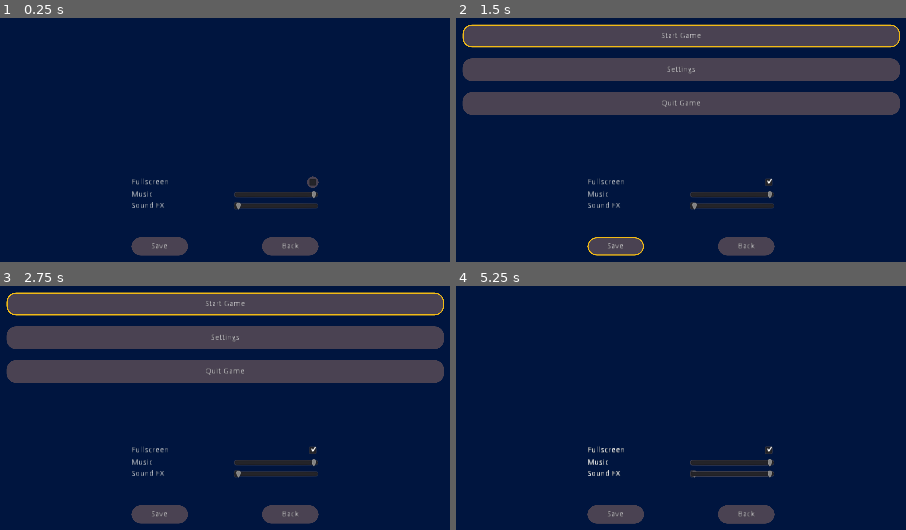
Above: before the commit, frames 1-4 (two rows, left to right).
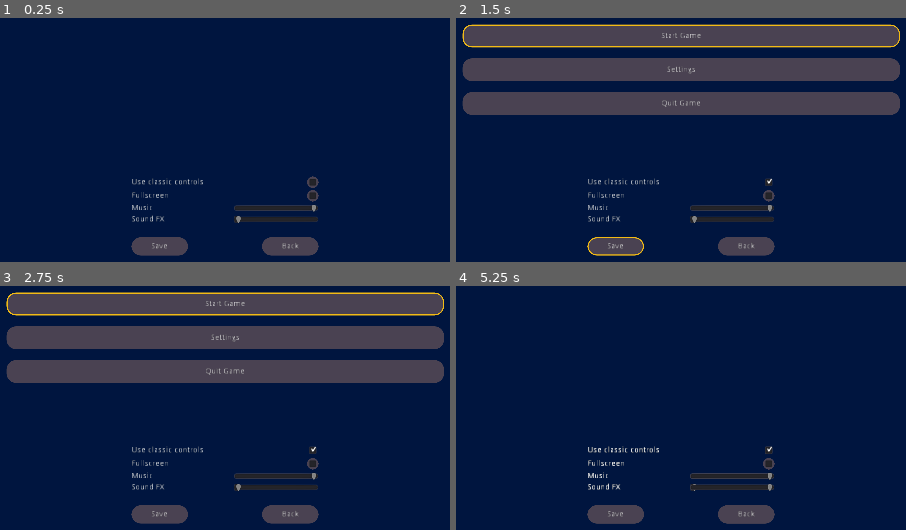
Above: after the commit, the same moments.

Repository: thezic/spacewars
Game: Godot game, scene res://ui/menu/SettingsMenu.tscn
The game is run twice, just before and just after one commit, with the same random seed, the same clock (stepped at 60 frames per second) and the same inputs. This scene is started directly instead of the project's main scene.
Inputs (mouse positions are in pixels of both pictures, inside the frame that each line leads up to):
- Up to frame 1 (0.25 s): no input
- Up to frame 2 (1.5 s): click (771, 181) at 0.52 s; click "Save" at 1.25 s
- Up to frame 3 (2.75 s): click "Start Game" at 2 s
- Up to frame 4 (5.25 s): click "Start Game" at 2.75 s; click "Start Game" at 3.5 s; click "Back" at 4.25 s; click "Settings" at 5 s

The runs differ from the first frame. In frame 1, 1.8% of the frame differs, in the area x 29-71%, y 65-85%; in frame 2, 1.8%; in frame 3, 1.8%; in frame 4, 1.9%.

Commit message:
Add alternative controls

Diff:
--- a/actors/Ship.gd
+++ b/actors/Ship.gd
@@ -11,6 +11,7 @@
 export var recoil := -200
 export var ease_time := 3
 export var action_prefix := "player_1_"
+export var use_alternative_controls := true
 
 onready var sprite := $Sprite
 onready var shield := $Shield
@@ -21,6 +22,8 @@
 
 var thrust := Vector2()
 var rotation_dir: int = Rot.NONE
+var alt_control = Vector2.ZERO
+var alt_rotation = 0.0
 var input_buffer: InputBuffer
 var actions = ["shield", "thrust", "fire", "brake", "left", "right"]
 var is_invincible := false
@@ -30,6 +33,7 @@
 func _ready():
 	add_to_group("player_ships")
 	sprite.modulate = color
+	use_alternative_controls = not Settings.classic_controls
 
 
 func start(pos: Vector2, invincible: bool = true):
@@ -86,19 +90,32 @@
 	if input_buffer.is_action_just_released("shield"):
 		shield.deactivate_shield()
 
+	alt_control = Vector2.ZERO
 	if input_buffer.is_action_pressed("thrust"):
 		thrust = transform.x * engine_thrust
+		alt_control += Vector2.UP
+		# alt_rotation = alt_control.angle()
 	elif input_buffer.is_action_pressed("brake"):
 		thrust = transform.x * (-engine_thrust)
+		alt_control += Vector2.DOWN
+		# alt_rotation = alt_control.angle()
 	else:
 		thrust = Vector2()
 
 	if input_buffer.is_action_pressed("left"):
 		rotation_dir = Rot.LEFT
+		alt_control += Vector2.LEFT
+		# alt_rotation = alt_control.angle()
 	elif input_buffer.is_action_pressed("right"):
 		rotation_dir = Rot.RIGHT
+		alt_control += Vector2.RIGHT
+		# alt_rotation = alt_control.angle()
 	else:
 		rotation_dir = Rot.NONE
+
+	if alt_control.length() > 0:
+		alt_rotation = lerp_angle(alt_rotation, alt_control.angle(), _delta * 10)
+
 
 	if input_buffer.is_action_just_pressed("fire"):
 		var plasma = Plasma.instance()
@@ -108,7 +125,7 @@
 		get_parent().add_child(plasma)
 		apply_central_impulse(transform.x * recoil)
 
-	if thrust.length() > 0:
+	if thrust.length() > 0 or use_alternative_controls and alt_control.length() > 0:
 		$Particles2D.emitting = true
 	else:
 		$Particles2D.emitting = false
@@ -119,8 +136,17 @@
 	pass
 
 
+func _alt_control(_state: Physics2DDirectBodyState):
+	applied_force = alt_control * engine_thrust
+	rotation = alt_rotation
+
+
 func _integrate_forces(state: Physics2DDirectBodyState):
-	applied_force = thrust
-	applied_torque = rotation_dir * spin_torque
+
+	if use_alternative_controls:
+		_alt_control(state)
+	else:
+		applied_force = thrust
+		applied_torque = rotation_dir * spin_torque
 
 	state.transform.origin = Utils.wrap_physics_body(position)
--- a/actors/Ship.tscn
+++ b/actors/Ship.tscn
@@ -53,7 +53,7 @@
 "times": PoolRealArray( 0, 0.2 ),
 "transitions": PoolRealArray( 1, 1 ),
 "update": 0,
-"values": [ 1.0, 0.5 ]
+"values": [ 1.0, 0.1 ]
 }
 
 [node name="Ship" type="RigidBody2D"]
--- a/autoload/settings.gd
+++ b/autoload/settings.gd
@@ -9,6 +9,7 @@
 var fullscreen: bool
 var music_volume_db: float
 var sfx_volume_db: float
+var classic_controls: bool
 
 # Called when the node enters the scene tree for the first time.
 func _ready():
@@ -24,6 +25,9 @@
 		music_volume_db = f.get_var()
 		sfx_volume_db = f.get_var()
 
+		var loaded_classic_controls = f.get_var()
+		classic_controls = loaded_classic_controls if loaded_classic_controls != null else true
+
 		f.close()
 		_update_settings()
 
@@ -35,6 +39,7 @@
 	f.store_var(fullscreen)
 	f.store_var(music_volume_db)
 	f.store_var(sfx_volume_db)
+	f.store_var(classic_controls)
 
 	f.close()
 	_update_settings()
--- a/ui/menu/SettingsMenu.gd
+++ b/ui/menu/SettingsMenu.gd
@@ -9,6 +9,7 @@
 onready var fullscreen_checkbox :=  $"MarginContainer/VBoxContainer/HBoxContainer/FullscreenCheckbox"
 onready var music_slider := $"MarginContainer/VBoxContainer/HBoxContainer2/MusicVolume"
 onready var sfx_slider := $"MarginContainer/VBoxContainer/HBoxContainer3/SoundVolume"
+onready var classic_controls_checkbox := $MarginContainer/VBoxContainer/HBoxContainer5/ClassicControlsCheckbox
 
 var music_master_bus: int
 var sfx_master_bus: int
@@ -20,6 +21,7 @@
 
 
 func _load_menu():
+	classic_controls_checkbox.pressed = Settings.classic_controls
 	fullscreen_checkbox.pressed = OS.window_fullscreen
 	music_slider.value = db2linear(AudioServer.get_bus_volume_db(music_master_bus))
 	sfx_slider.value = db2linear(AudioServer.get_bus_volume_db(sfx_master_bus))
@@ -37,6 +39,7 @@
 	Settings.fullscreen = fullscreen_checkbox.pressed
 	Settings.music_volume_db = AudioServer.get_bus_volume_db(music_master_bus)
 	Settings.sfx_volume_db = AudioServer.get_bus_volume_db(sfx_master_bus)
+	Settings.classic_controls = classic_controls_checkbox.pressed
 	Settings.save_settings()
 	Menu.load_menu(Menu.MENU.MAIN);
 
--- a/ui/menu/SettingsMenu.tscn
+++ b/ui/menu/SettingsMenu.tscn
@@ -21,9 +21,28 @@
 margin_right = 332.0
 margin_bottom = 140.0
 
-[node name="HBoxContainer" type="HBoxContainer" parent="MarginContainer/VBoxContainer"]
+[node name="HBoxContainer5" type="HBoxContainer" parent="MarginContainer/VBoxContainer"]
 margin_right = 332.0
 margin_bottom = 24.0
+
+[node name="ClassicControls" type="Label" parent="MarginContainer/VBoxContainer/HBoxContainer5"]
+margin_top = 5.0
+margin_right = 128.0
+margin_bottom = 19.0
+size_flags_horizontal = 2
+text = "Use classic controls"
+
+[node name="ClassicControlsCheckbox" type="CheckBox" parent="MarginContainer/VBoxContainer/HBoxContainer5"]
+margin_left = 308.0
+margin_right = 332.0
+margin_bottom = 24.0
+clip_text = true
+align = 2
+
+[node name="HBoxContainer" type="HBoxContainer" parent="MarginContainer/VBoxContainer"]
+margin_top = 28.0
+margin_right = 332.0
+margin_bottom = 52.0
 
 [node name="Fullscreen" type="Label" parent="MarginContainer/VBoxContainer/HBoxContainer"]
 margin_top = 5.0
@@ -40,9 +59,9 @@
 align = 2
 
 [node name="HBoxContainer2" type="HBoxContainer" parent="MarginContainer/VBoxContainer"]
-margin_top = 28.0
+margin_top = 56.0
 margin_right = 332.0
-margin_bottom = 44.0
+margin_bottom = 72.0
 
 [node name="Label" type="Label" parent="MarginContainer/VBoxContainer/HBoxContainer2"]
 margin_top = 1.0
@@ -62,9 +81,9 @@
 value = 1.0
 
 [node name="HBoxContainer3" type="HBoxContainer" parent="MarginContainer/VBoxContainer"]
-margin_top = 48.0
+margin_top = 76.0
 margin_right = 332.0
-margin_bottom = 64.0
+margin_bottom = 92.0
 
 [node name="Label2" type="Label" parent="MarginContainer/VBoxContainer/HBoxContainer3"]
 margin_top = 1.0
